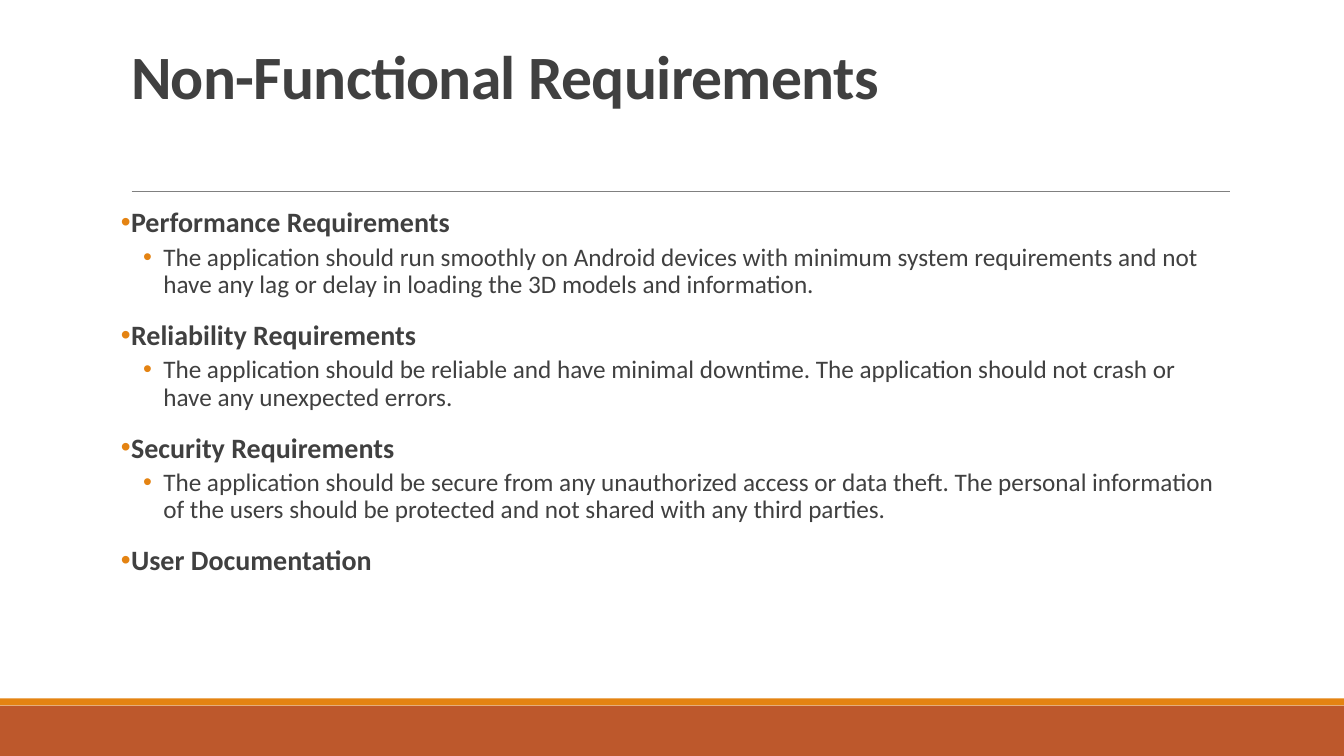
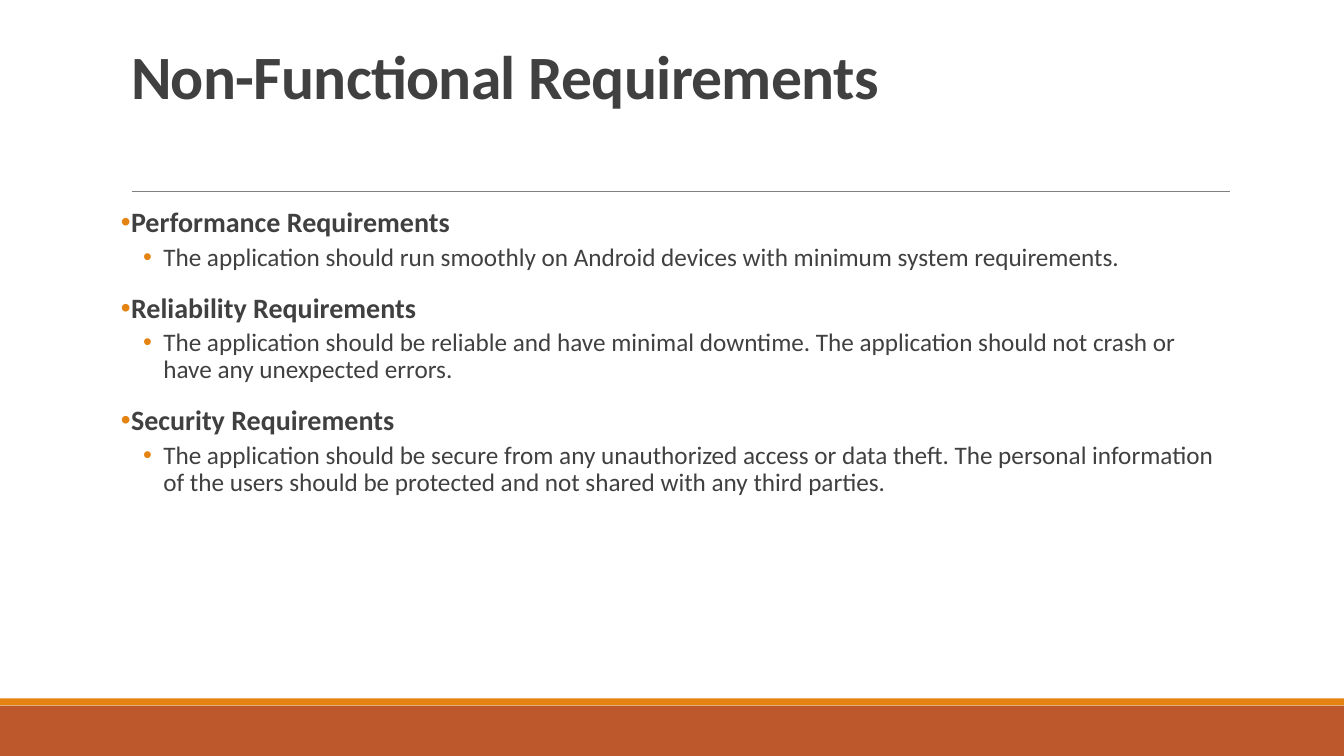
Before and after one commit to mhg007/FYP-II, a slide deck: slide 7 of SRS SDS/Slides/SRS&SDS.pptx. Drawn at 1344x756 pixels with LibreOffice and Linux fonts; fonts in the diff are those of the drawing. Boxes give left, top, right and bottom in pixels: in the first picture for what was removed or moved away, otherwise in the second. Text is boxed around its words. In the diff, an @@ line names an element or a change of style, - is before the commit and + after.

```diff
--- a/SRS SDS/Slides/SRS&SDS.pptx
+++ b/SRS SDS/Slides/SRS&SDS.pptx
@@ text at (163, 248, 1118, 270): text changed @@
-  • The application should run smoothly on Android devices with minimum system requirements and not have any lag or delay in loading the 3D models and information.
+  • The application should run smoothly on Android devices with minimum system requirements.
@@ text at (131, 550, 372, 570): paragraph removed @@
-• User Documentation
```
Also in this commit, not shown: 1 other slide changed.
